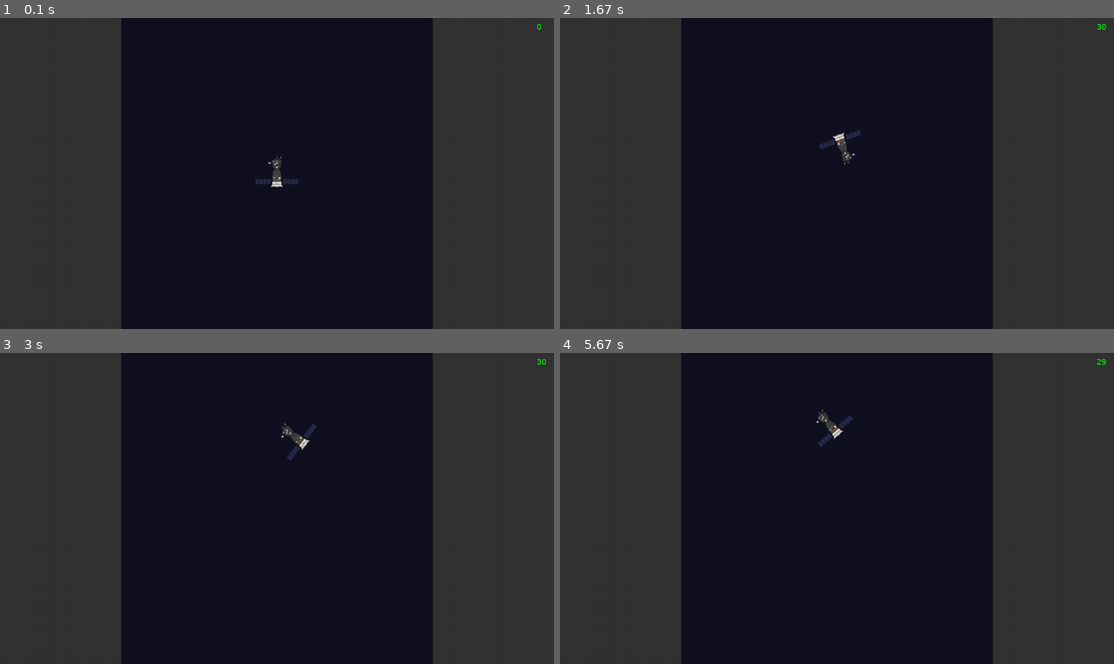
Above: before the commit, frames 1-4 (two rows, left to right).
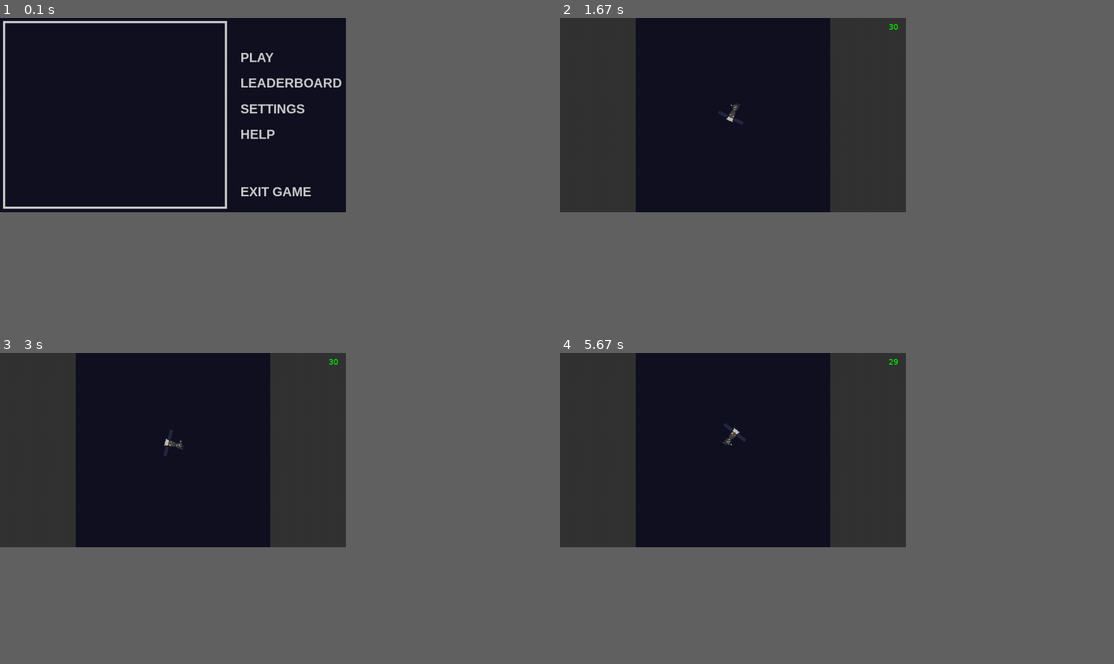
Above: after the commit, the same moments.

Repository: alryks/PyGameYalProject
Game: pygame game, started from main.py
The game is run twice, just before and just after one commit, with the same random seed, the same clock (stepped at 60 frames per second) and the same inputs.
Inputs (mouse positions are in pixels of both pictures, inside the frame that each line leads up to):
- Up to frame 1 (0.1 s): no input
- Up to frame 2 (1.67 s): click (814, 55) at 0.38 s, where only the run after the commit has a clickable "PLAY"; hold W 0.67-1.13 s; hold Right 0.67-1.13 s; move the mouse to (720, 123) at 0.7 s; hold Right 1.17-1.63 s; hold D 1.17-1.63 s
- Up to frame 3 (3 s): hold Right 2-2.47 s; hold D 2-2.47 s; hold Left from 2.5 s (still down); hold A from 2.5 s (still down)
- Up to frame 4 (5.67 s): release Left at 3.03 s; release A at 3.03 s; hold Down 3.07-3.37 s; hold S 3.07-3.37 s; hold Left 3.4-3.8 s; hold A 3.4-3.8 s; hold Up 3.83-4.2 s; hold W 3.83-4.2 s; hold Right 4.23-4.87 s; hold D 4.23-4.87 s; hold Down 4.9-5.27 s; hold S 4.9-5.27 s; hold Left from 5.3 s (still down); hold A from 5.3 s (still down)
In our replay, the window is 900x506 before the commit and 562x316 after it. These sizes can differ from the game's own. Grey fills any space a smaller window leaves; there, only what the larger window draws over its background counts as a difference.

The runs differ from the first frame. In frame 1, 45% of the frame differs, in the area x 0-100%, y 0-100%; in frame 2, 44%; in frame 3, 44%; in frame 4, 44%.

Commit message:
Added startscreen.py in main.py

Diff:
--- a/main.py
+++ b/main.py
@@ -9,6 +9,9 @@
 
 import random
 import math
+
+import start_screen
+
 
 '''
 CONSTANTS
@@ -142,13 +145,13 @@
     def changes(self, type):
         if type == pygame.KEYDOWN and self.go:
             if event.key in [pygame.K_LEFT, pygame.K_a]:
-                self.aw = height / fps * 2 / (2 * pi) * 360
+                self.aw = height / fps * 0.5 / (2 * pi) * 360
             elif event.key in [pygame.K_RIGHT, pygame.K_d]:
-                self.aw = -height / fps * 2 / (2 * pi) * 360
+                self.aw = -height / fps * 0.5 / (2 * pi) * 360
             elif event.key in [pygame.K_DOWN, pygame.K_s]:
-                self.a = -height / fps
+                self.a = -height / fps / 8
             elif event.key in [pygame.K_UP, pygame.K_w]:
-                self.a = height / fps
+                self.a = height / fps / 8
         if type == pygame.KEYUP and self.go:
             if event.key in [pygame.K_LEFT, pygame.K_RIGHT,
                              pygame.K_a, pygame.K_d]:
@@ -163,7 +166,8 @@
     pygame.display.set_caption('not enough SPACE')
     size = pygame.display.get_desktop_sizes()[0]
     # size = width, height = size[0] // 2, size[1] // 2
-    size = width, height = 1280, 720
+    with open("preferences.txt") as prefs:
+        size = width, height = [int(num) for num in prefs.readline().split(", ")]
     flags = DOUBLEBUF
     screen = pygame.display.set_mode(size, flags)
     screen.set_alpha(None)
@@ -185,6 +189,12 @@
     running = True
     clock = pygame.time.Clock()
     fps = 60
+
+    start_screen.width = width
+    start_screen.height = height
+    start_screen.rsz = width / 1080
+    where_to_go = start_screen.start_screen()
+
     while running:
 
         screen.fill('#111122')
--- /dev/null
+++ b/preferences.txt
@@ -0,0 +1 @@
+800, 450
--- a/start_screen.py
+++ b/start_screen.py
@@ -4,11 +4,12 @@
 
 
 pygame.init()
-size = width, height = 1280, 720
+with open("preferences.txt") as prefs:
+    size = width, height = [int(num) for num in prefs.readline().split(", ")]
 rsz = width / 1080
 screen = pygame.display.set_mode(size)
 clock = pygame.time.Clock()
-FPS = 50
+FPS = 60
 
 
 def load_image(name, colorkey=None):
@@ -45,7 +46,7 @@
 
     def update(self, pos, clicked):
         self.is_focused = self.rect.x <= pos[0] <= self.rect.x + self.rect.w and \
-            self.rect.y <= pos[1] <= self.rect.y + self.rect.h
+                          self.rect.y <= pos[1] <= self.rect.y + self.rect.h
         if self.is_focused and clicked:
             raise ScreenChange(self.text)
 
@@ -97,8 +98,3 @@
 
         pygame.display.flip()
         clock.tick(FPS)
-
-
-choice = start_screen()
-if choice == "EXIT GAME":
-    terminate()
